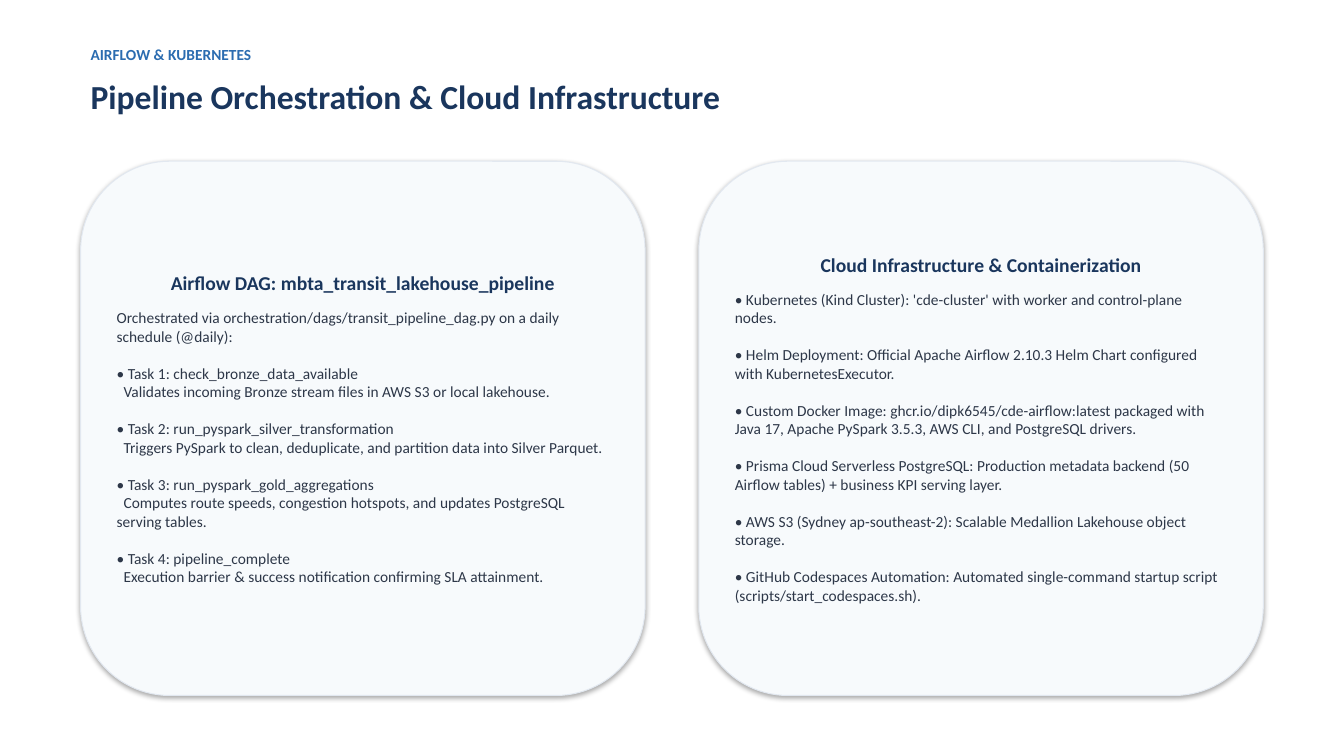
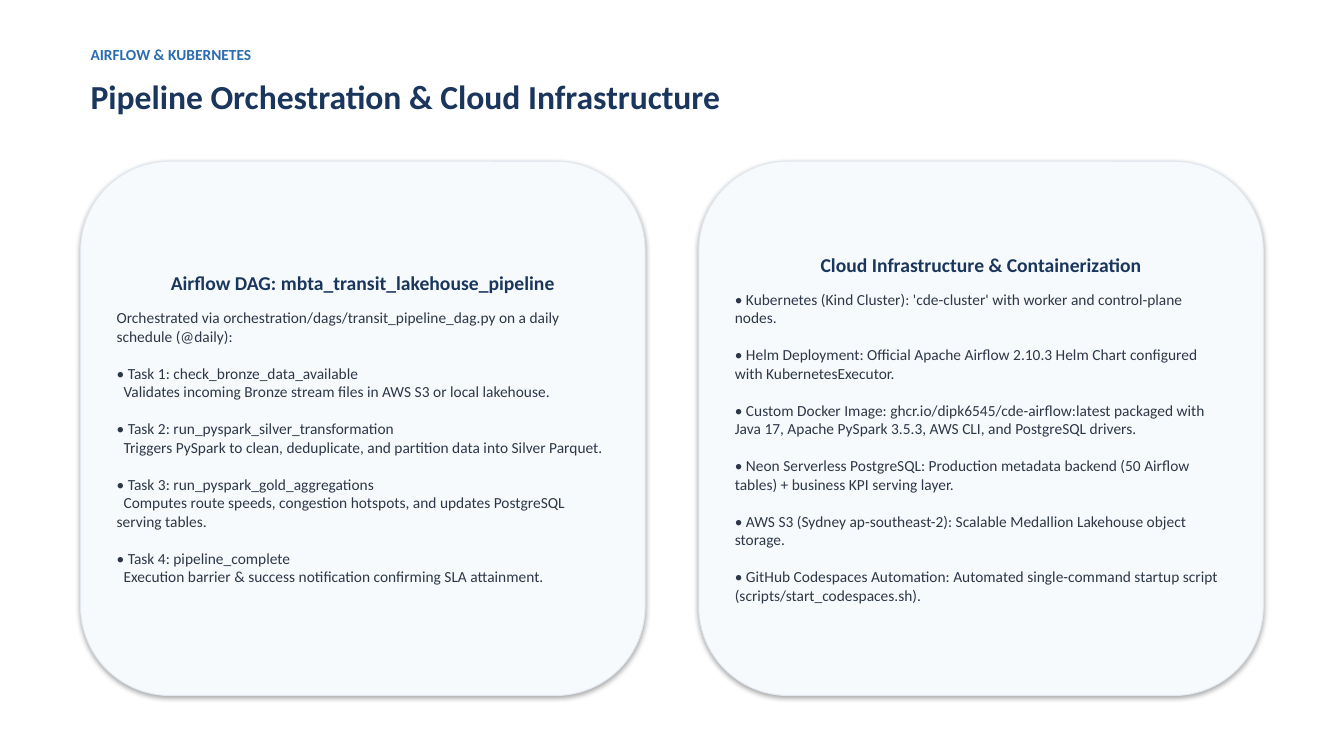
Before and after one commit to dipk6545/CDE-Project, a slide deck: slide 5 of Transit_Lakehouse_Presentation.pptx. Drawn at 1344x756 pixels with LibreOffice and Linux fonts; fonts in the diff are those of the drawing. Boxes give left, top, right and bottom in pixels: in the first picture for what was removed or moved away, otherwise in the second. Text is boxed around its words. In the diff, an @@ line names an element or a change of style, - is before the commit and + after.

Commit message:
Switch serving and metadata database from Prisma to Neon PostgreSQL

```diff
--- a/Transit_Lakehouse_Presentation.pptx
+++ b/Transit_Lakehouse_Presentation.pptx
@@ text in rounded rectangle at (735, 294, 1218, 604): text changed @@
-• Kubernetes (Kind Cluster): 'cde-cluster' with worker and control-plane nodes.
-• Helm Deployment: Official Apache Airflow 2.10.3 Helm Chart configured with KubernetesExecutor.
-• Custom Docker Image: ghcr.io/dipk6545/cde-airflow:latest packaged with Java 17, Apache PySpark 3.5.3, AWS CLI, and PostgreSQL drivers.
-• Prisma Cloud Serverless PostgreSQL: Production metadata backend (50 Airflow tables) + business KPI serving layer.
-• AWS S3 (Sydney ap-southeast-2): Scalable Medallion Lakehouse object storage.
-• GitHub Codespaces Automation: Automated single-command startup script (scripts/start_codespaces.sh).
+• Kubernetes (Kind Cluster): 'cde-cluster' with worker and control-plane nodes.
+• Helm Deployment: Official Apache Airflow 2.10.3 Helm Chart configured with KubernetesExecutor.
+• Custom Docker Image: ghcr.io/dipk6545/cde-airflow:latest packaged with Java 17, Apache PySpark 3.5.3, AWS CLI, and PostgreSQL drivers.
+• Neon Serverless PostgreSQL: Production metadata backend (50 Airflow tables) + business KPI serving layer.
+• AWS S3 (Sydney ap-southeast-2): Scalable Medallion Lakehouse object storage.
+• GitHub Codespaces Automation: Automated single-command startup script (scripts/start_codespaces.sh).
```
Also in this commit, not shown: 2 other slides changed, 7 other files.
